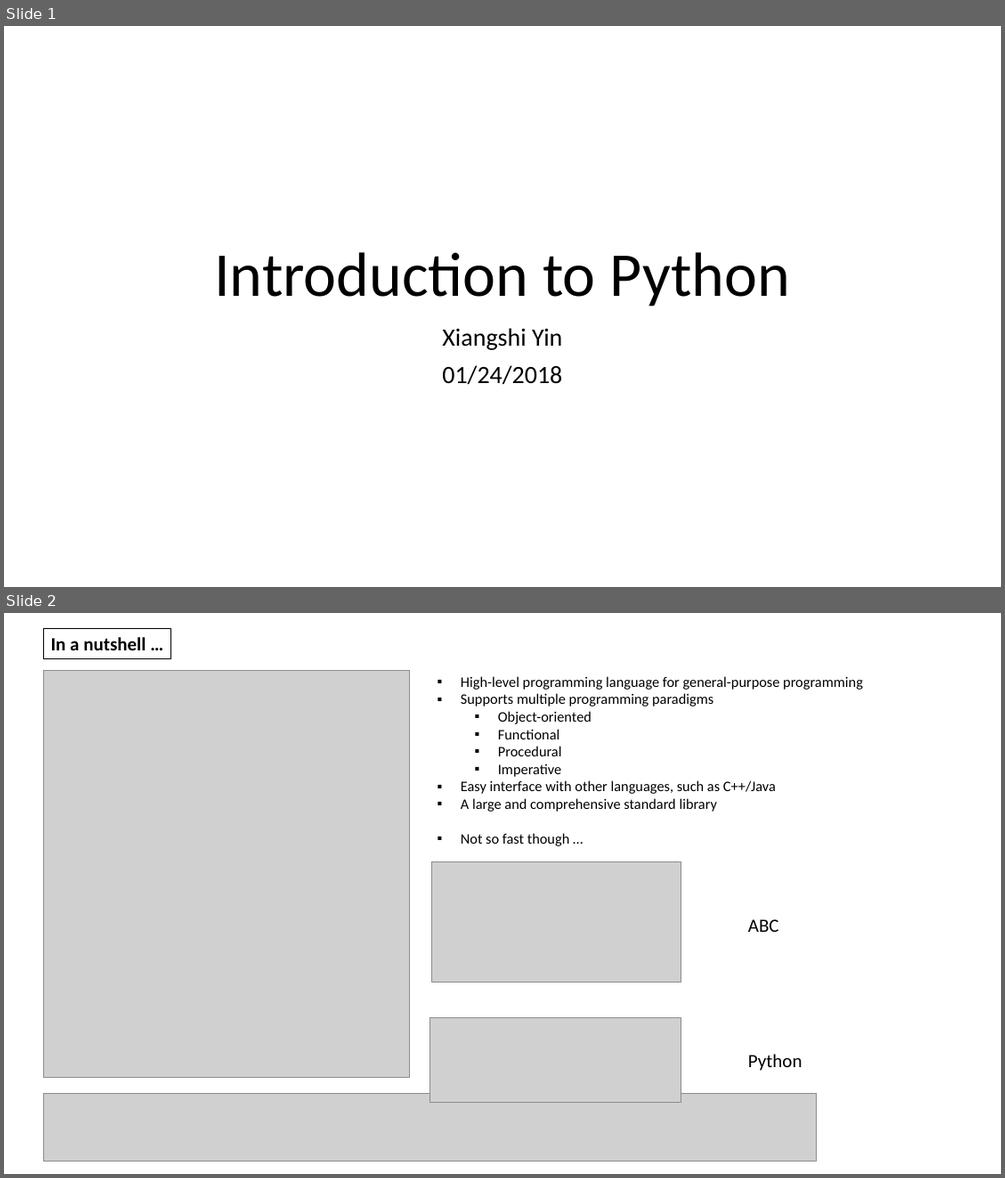
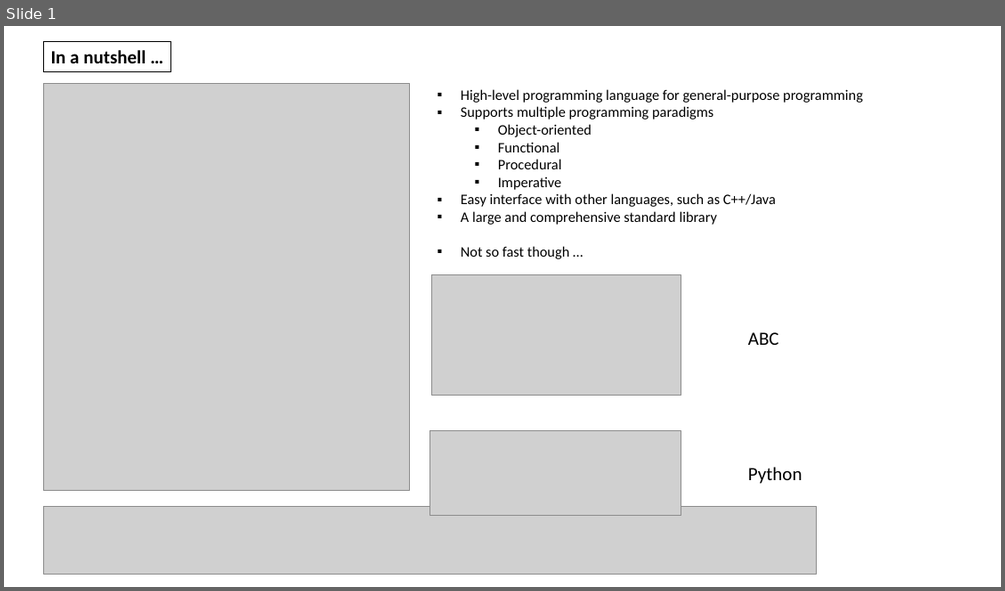
Before and after one commit to xiangshiyin/atl_meetup_20190302, a slide deck: materials/draft.pptx. Shown one above the other, each under a label of ours: slides 1 and 2 before the commit, slide 1 after it. The pictures are 1005x1178 and 1005x591 pixels, drawn with LibreOffice and Linux fonts; fonts in the diff are those of the drawing; grey boxes stand for pictures. Boxes give left, top, right and bottom in pixels: in the first picture for what was removed or moved away, otherwise in the second. Text is boxed around its words. In the diff, an @@ line names an element or a change of style, - is before the commit and + after.

```diff
--- a/materials/draft.pptx
+++ b/materials/draft.pptx
@@ slide 1 removed at (x1=4, y1=26, x2=1001, y2=587), background #FFFFFF @@
@@ title removed at (x1=214, y1=252, x2=790, y2=306) @@
-Introduction to Python
@@ subtitle removed at (x1=442, y1=328, x2=562, y2=385) @@
-Xiangshi Yin
-01/24/2018
@@ what was slide 2 is now slide 1 @@
```
Also in this commit, not shown: 2 other files.
